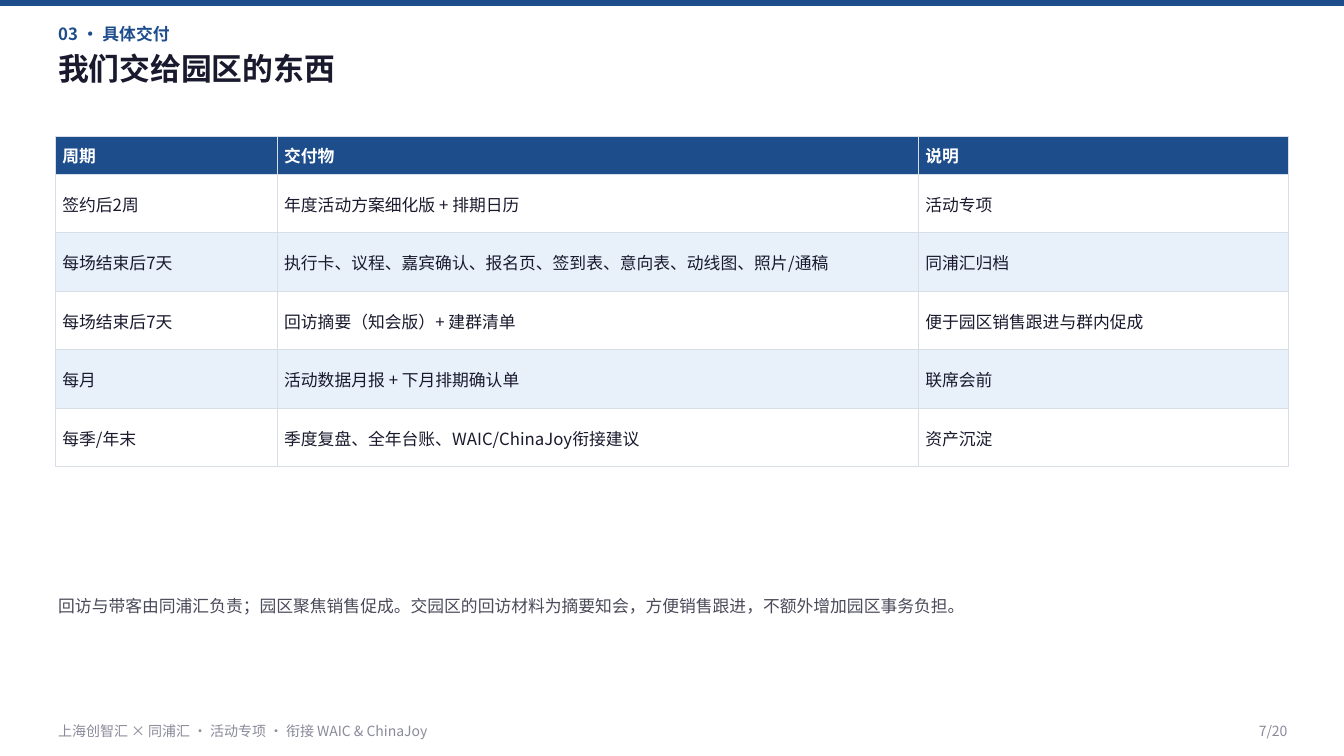
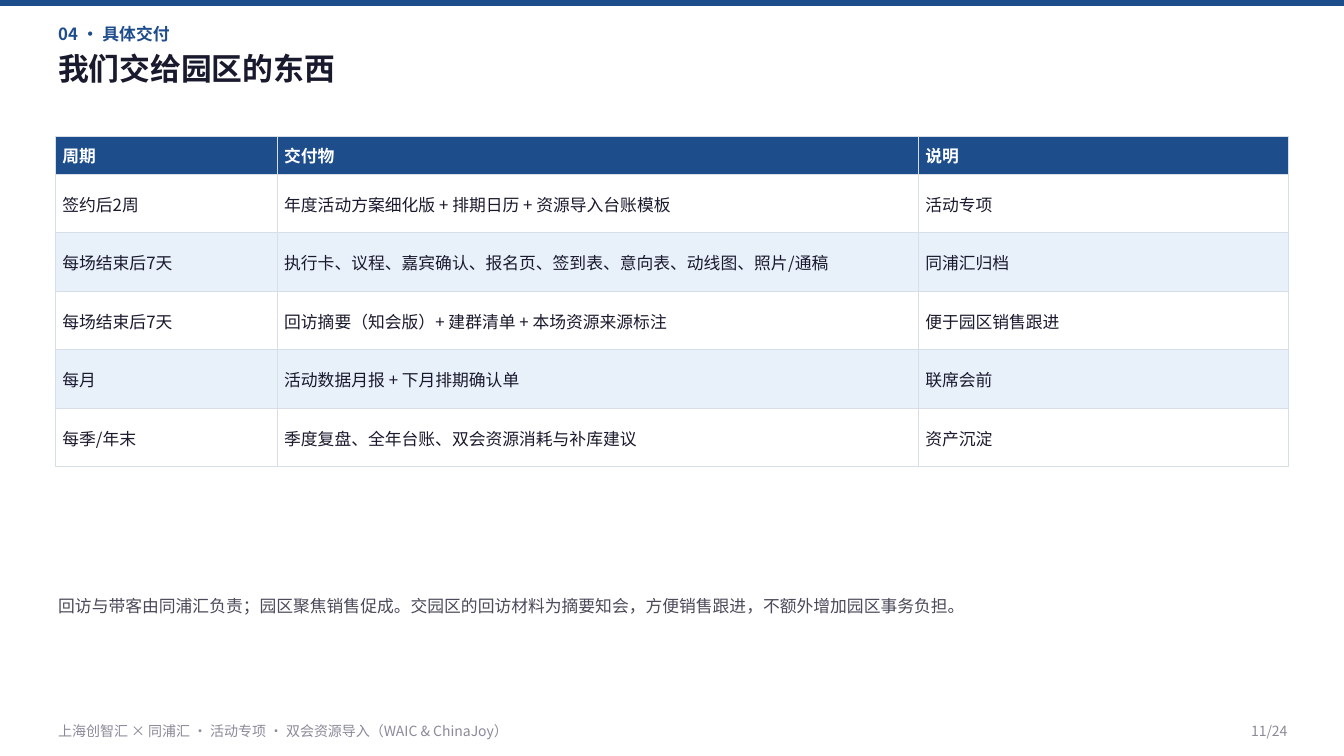
Before and after one commit to hujigang2010-maker/AIDEN, a slide deck: slide 11 of proposal/chuangzhihui-30-events-plan.pptx (slide 7 before the commit). Drawn at 1344x756 pixels with LibreOffice and Linux fonts; fonts in the diff are those of the drawing. Boxes give left, top, right and bottom in pixels: in the first picture for what was removed or moved away, otherwise in the second. Text is boxed around its words. In the diff, an @@ line names an element or a change of style, - is before the commit and + after.

```diff
--- a/proposal/chuangzhihui-30-events-plan.pptx
+++ b/proposal/chuangzhihui-30-events-plan.pptx
@@ text at <box>58,25,169,42</box>: text changed @@
-03 · 具体交付
+04 · 具体交付
@@ text at <box>284,197,670,213</box>: text changed @@
-年度活动方案细化版 + 排期日历
+年度活动方案细化版 + 排期日历 + 资源导入台账模板
@@ text at <box>284,313,667,330</box>: text changed @@
-回访摘要（知会版）+ 建群清单
+回访摘要（知会版）+ 建群清单 + 本场资源来源标注
@@ text at <box>925,314,1059,330</box>: text changed @@
-便于园区销售跟进与群内促成
+便于园区销售跟进
@@ text at <box>284,431,636,447</box>: text changed @@
-季度复盘、全年台账、WAIC/ChinaJoy衔接建议
+季度复盘、全年台账、双会资源消耗与补库建议
@@ text at <box>58,724,508,739</box>: text changed @@
-上海创智汇 × 同浦汇 · 活动专项 · 衔接 WAIC & ChinaJoy
+上海创智汇 × 同浦汇 · 活动专项 · 双会资源导入（WAIC & ChinaJoy）
@@ text at <box>1251,725,1287,738</box>: text changed @@
-7/20
+11/24
```
Also in this commit, not shown: 18 other slides changed, 5 slides added, 1 slide removed, 14 other files.
